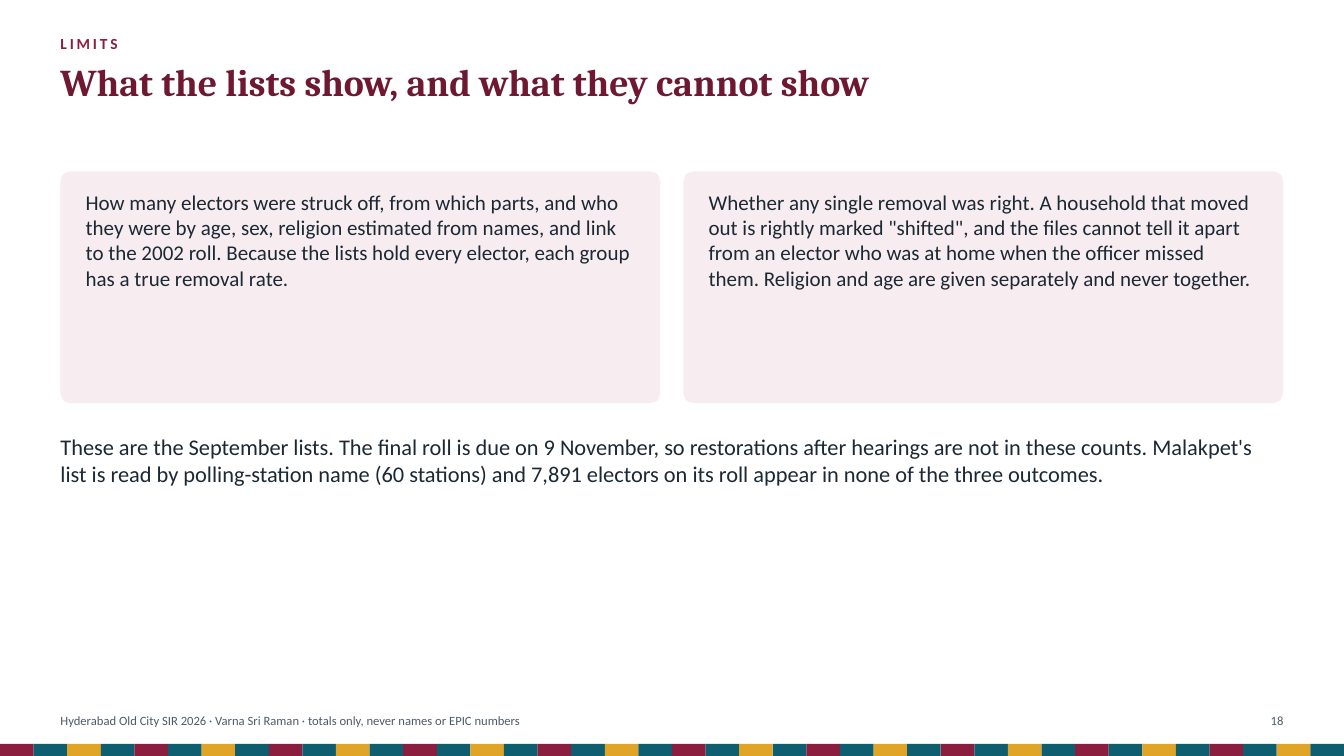
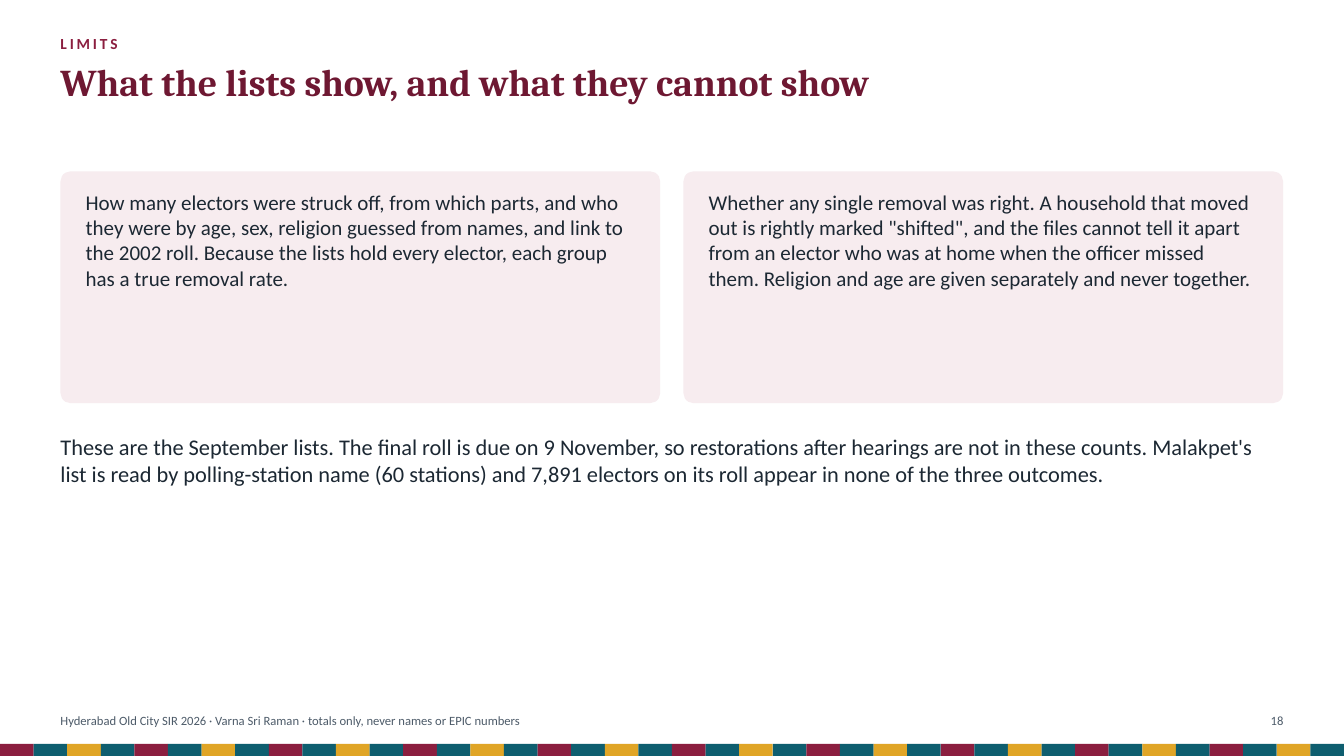
Before and after one commit to Varnasr/INDIA-DATA, a slide deck: slide 18 of reports/hyderabad-old-city-sir-2026-deck.pptx. Drawn at 1344x756 pixels with LibreOffice and Linux fonts; fonts in the diff are those of the drawing. Boxes give left, top, right and bottom in pixels: in the first picture for what was removed or moved away, otherwise in the second. Text is boxed around its words. In the diff, an @@ line names an element or a change of style, - is before the commit and + after.

```diff
--- a/reports/hyderabad-old-city-sir-2026-deck.pptx
+++ b/reports/hyderabad-old-city-sir-2026-deck.pptx
@@ text at bbox=[86, 195, 623, 286]: text changed @@
-How many electors were struck off, from which parts, and who they were by age, sex, religion estimated from names, and link to the 2002 roll. Because the lists hold every elector, each group has a true removal rate.
+How many electors were struck off, from which parts, and who they were by age, sex, religion guessed from names, and link to the 2002 roll. Because the lists hold every elector, each group has a true removal rate.
```
Also in this commit, not shown: 2 other slides changed, 28 other files.
